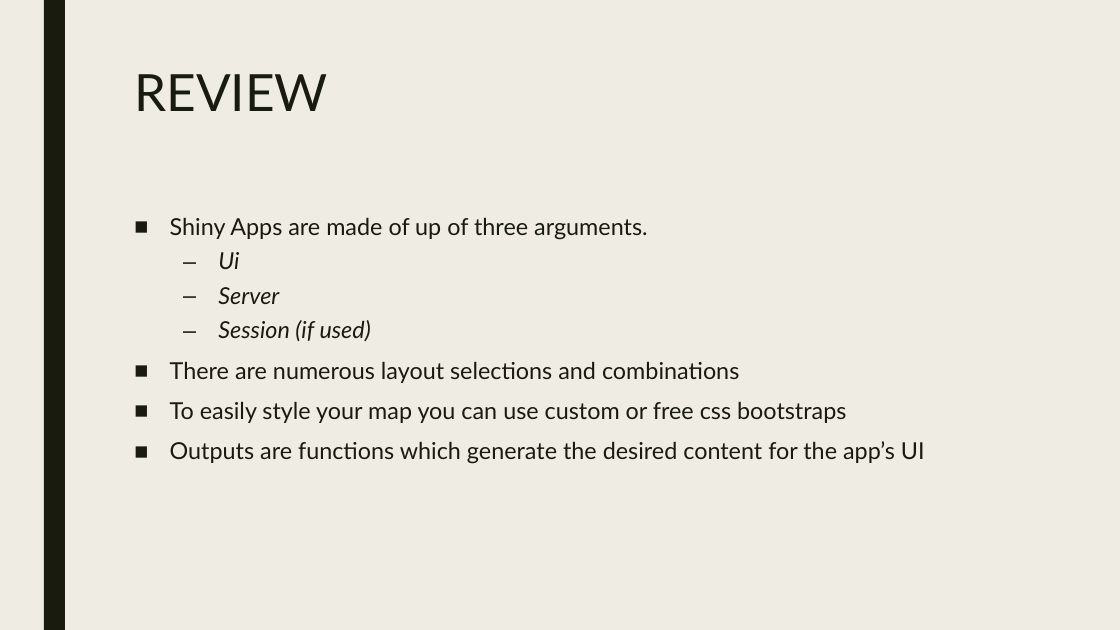
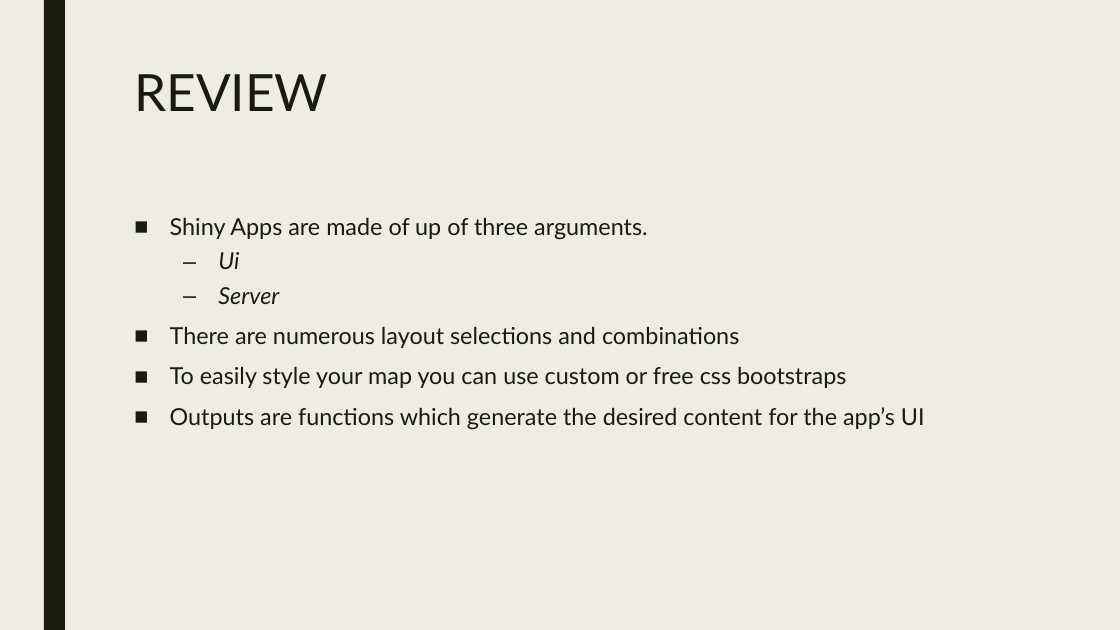
Before and after one commit to RforOperations2018/Class_1, a slide deck: slide 22 of Class 1.pptx. Drawn at 1120x630 pixels with LibreOffice and Linux fonts; fonts in the diff are those of the drawing. Boxes give left, top, right and bottom in pixels: in the first picture for what was removed or moved away, otherwise in the second. Text is boxed around its words. In the diff, an @@ line names an element or a change of style, - is before the commit and + after.

```diff
--- a/Class 1.pptx
+++ b/Class 1.pptx
@@ text at [218, 320, 371, 341]: paragraph removed @@
-  – Session (if used)
```
Also in this commit, not shown: 1 other slide changed, 2 other files.
